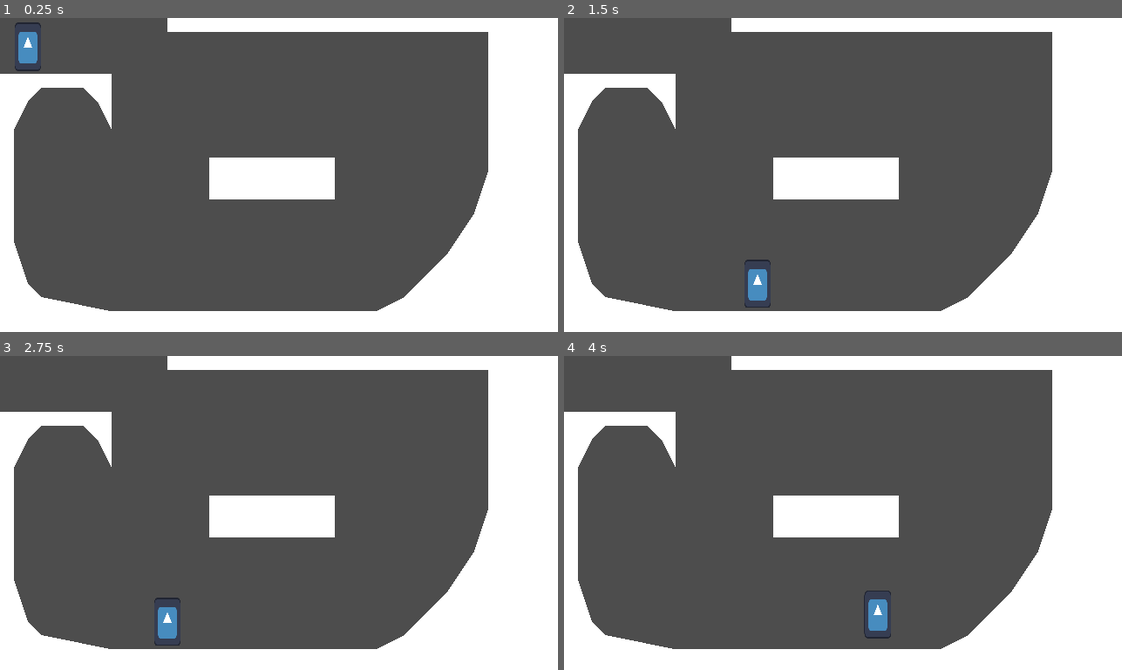
Above: before the commit, frames 1-4 (two rows, left to right).
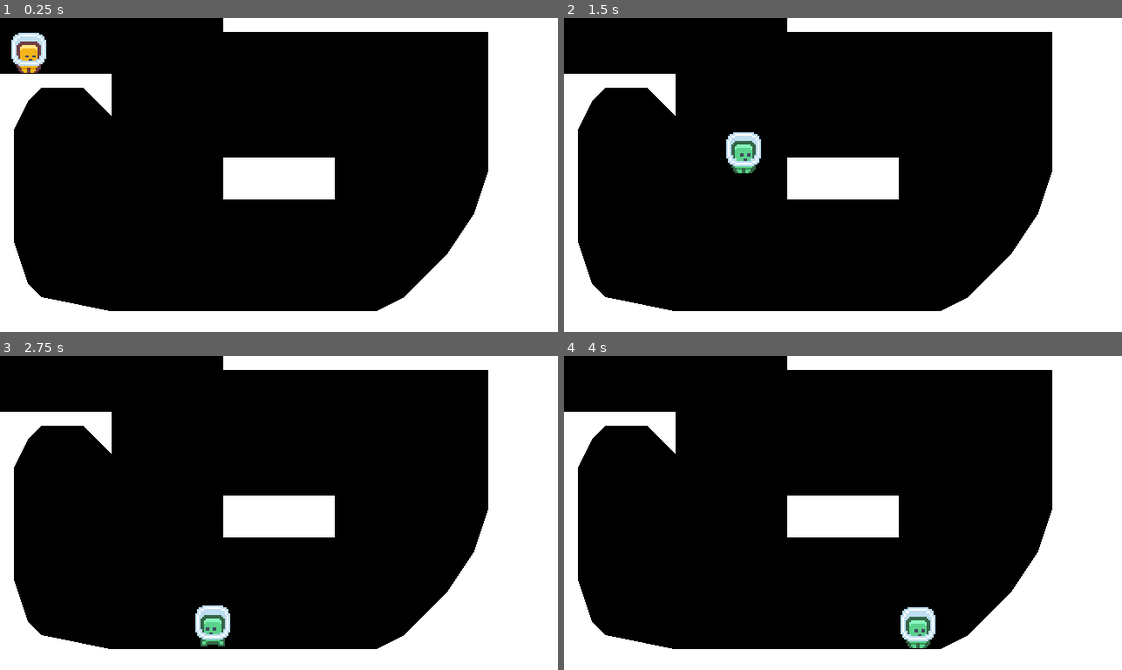
Above: after the commit, the same moments.

Repository: NearBee/Coin_chomper
Game: Godot game, scene res://world.tscn
Two runs of this game, one before a commit and one after it. Both use one fixed random seed, a clock stepped at 60 frames per second and the inputs below. The engine's default icon, where the game draws it, is replaced by a stand-in: a white triangle on a blue panel in a dark square.
Inputs:
- Up to frame 1 (0.25 s): no input
- Up to frame 2 (1.5 s): tap Enter (ui_accept) at 0.5, 0.6, 0.77, 1.07, 1.35 s; hold Right (ui_right) from 0.53 s (still down)
- Up to frame 3 (2.75 s): tap Enter (ui_accept) at 1.52, 1.82, 2.1 s; release Right (ui_right) at 2.03 s; hold Left (ui_left) from 2.03 s (still down)
- Up to frame 4 (4 s): release Left (ui_left) at 2.78 s; hold Right (ui_right) from 2.78 s (still down); tap Enter (ui_accept) at 2.85, 3.02, 3.32, 3.6, 3.77 s

The runs differ from the first frame. In frame 1, 70% of the frame differs, in the area x 0-88%, y 0-94%; in frame 2, 70%; in frame 3, 70%; in frame 4, 70%.

Commit message:
Part 1 - Initialization

Diff:
--- a/Coin Chomper/player.gd
+++ b/Coin Chomper/player.gd
@@ -1,7 +1,10 @@
 extends CharacterBody2D
 
+@onready var animated_sprite_2d = $AnimatedSprite2D
 
 const SPEED = 100.0 # X axis is normal
+const ACCELERATION = 550.0
+const FRICTION = 920.0
 const JUMP_VELOCITY = -300.0 # Y axis is flipped
 
 # Get the gravity from the project settings to be synced with RigidBody nodes.
@@ -9,20 +12,41 @@
 
 
 func _physics_process(delta):
-	# Add the gravity.
+	var input_axis = Input.get_axis("ui_left", "ui_right")
+
+	apply_gravity(delta)
+	handle_jump()
+	handle_acceleration(input_axis, delta)
+	apply_friction(input_axis, delta)
+	update_animations(input_axis)
+	move_and_slide()
+
+
+func apply_gravity(delta):
 	if not is_on_floor():
 		velocity.y += gravity * delta
 
-	# Handle jump.
-	if Input.is_action_just_pressed("ui_accept") and is_on_floor():
-		velocity.y = JUMP_VELOCITY
 
-	# Get the input direction and handle the movement/deceleration.
-	# As good practice, you should replace UI actions with custom gameplay actions.
-	var direction = Input.get_axis("ui_left", "ui_right")
-	if direction != 0:
-		velocity.x = direction * SPEED
+func handle_jump():
+	if is_on_floor():
+		if Input.is_action_just_pressed("ui_up"):
+			velocity.y = JUMP_VELOCITY
 	else:
-		velocity.x = move_toward(velocity.x, 0, SPEED)
+		if Input.is_action_just_released("ui_up") and velocity.y < JUMP_VELOCITY / 2:
+			velocity.y = JUMP_VELOCITY / 2
 
-	move_and_slide()
+
+func apply_friction(input_axis, delta):
+	if input_axis == 0:
+		velocity.x = move_toward(velocity.x, 0, FRICTION * delta)
+
+func handle_acceleration(input_axis, delta):
+	if input_axis != 0:
+		velocity.x = move_toward(velocity.x, SPEED * input_axis, ACCELERATION * delta)
+
+func update_animations(input_axis):
+	if input_axis != 0:
+		animated_sprite_2d.flip_h = (input_axis > 0)
+		animated_sprite_2d.play('walk')
+	else:
+		animated_sprite_2d.play("idle")
--- a/Coin Chomper/player.tscn
+++ b/Coin Chomper/player.tscn
@@ -1,20 +1,65 @@
-[gd_scene load_steps=4 format=3 uid="uid://1wnsqvvvumwh"]
+[gd_scene load_steps=9 format=3 uid="uid://1wnsqvvvumwh"]
 
 [ext_resource type="Script" path="res://player.gd" id="1_4lvvb"]
-[ext_resource type="Texture2D" uid="uid://86l4jjqirvat" path="res://icon.svg" id="1_13q6c"]
+[ext_resource type="Texture2D" uid="uid://c1u66fvvo4a8s" path="res://tilemap-characters.png" id="2_nwiq0"]
 
-[sub_resource type="CapsuleShape2D" id="CapsuleShape2D_a11xi"]
-radius = 16.0
-height = 64.0
+[sub_resource type="RectangleShape2D" id="RectangleShape2D_2d6al"]
+size = Vector2(18.2645, 49.5868)
+
+[sub_resource type="AtlasTexture" id="AtlasTexture_d4ubl"]
+atlas = ExtResource("2_nwiq0")
+region = Rect2(150, 0, 25, 25)
+
+[sub_resource type="AtlasTexture" id="AtlasTexture_aof0l"]
+atlas = ExtResource("2_nwiq0")
+region = Rect2(175, 0, 25, 25)
+
+[sub_resource type="AtlasTexture" id="AtlasTexture_txrbc"]
+atlas = ExtResource("2_nwiq0")
+region = Rect2(0, 0, 25, 25)
+
+[sub_resource type="AtlasTexture" id="AtlasTexture_cesgp"]
+atlas = ExtResource("2_nwiq0")
+region = Rect2(25, 0, 25, 25)
+
+[sub_resource type="SpriteFrames" id="SpriteFrames_3xbk5"]
+animations = [{
+"frames": [{
+"duration": 1.0,
+"texture": SubResource("AtlasTexture_d4ubl")
+}, {
+"duration": 1.0,
+"texture": SubResource("AtlasTexture_aof0l")
+}],
+"loop": true,
+"name": &"idle",
+"speed": 3.0
+}, {
+"frames": [{
+"duration": 1.0,
+"texture": SubResource("AtlasTexture_txrbc")
+}, {
+"duration": 1.0,
+"texture": SubResource("AtlasTexture_cesgp")
+}],
+"loop": true,
+"name": &"walk",
+"speed": 7.0
+}]
 
 [node name="Player" type="CharacterBody2D"]
+floor_constant_speed = true
 floor_snap_length = 2.0
 script = ExtResource("1_4lvvb")
 
-[node name="Icon" type="Sprite2D" parent="."]
-scale = Vector2(0.121, 0.215)
-texture = ExtResource("1_13q6c")
+[node name="CollisionShape2D" type="CollisionShape2D" parent="."]
+position = Vector2(-0.42, -12)
+scale = Vector2(0.484, 0.484)
+shape = SubResource("RectangleShape2D_2d6al")
 
-[node name="CollisionShape2D" type="CollisionShape2D" parent="."]
-scale = Vector2(0.484, 0.484)
-shape = SubResource("CapsuleShape2D_a11xi")
+[node name="AnimatedSprite2D" type="AnimatedSprite2D" parent="."]
+position = Vector2(0, -12)
+scale = Vector2(1, 1.02)
+sprite_frames = SubResource("SpriteFrames_3xbk5")
+animation = &"walk"
+flip_h = true
--- a/Coin Chomper/project.godot
+++ b/Coin Chomper/project.godot
@@ -23,6 +23,11 @@
 window/size/window_height_override=720
 window/stretch/mode="canvas_items"
 
+[editor]
+
+version_control/plugin_name="GitPlugin"
+version_control/autoload_on_startup=true
+
 [rendering]
 
 textures/canvas_textures/default_texture_filter=0
--- a/Coin Chomper/world.gd
+++ b/Coin Chomper/world.gd
@@ -17,7 +17,7 @@
 
 func _ready():
 	'''Function thats to be called right as the game is ready to be played'''
+	RenderingServer.set_default_clear_color(Color.BLACK)
 
-	# Creating the polygons for the collision polygons
 	polygon_2d.polygon = collision_polygon_2d.polygon
 	polygon_2d2.polygon = collision_polygon_2d2.polygon
--- a/Coin Chomper/world.tscn
+++ b/Coin Chomper/world.tscn
@@ -11,16 +11,16 @@
 [node name="CollisionPolygon2D" type="CollisionPolygon2D" parent="StaticBody2D"]
 position = Vector2(0, 24)
 scale = Vector2(0.5, 0.5)
-polygon = PackedVector2Array(0, 16, 0, 320, 640, 320, 640, -48, 192, -48, 192, -32, 496, -32, 528, -32, 560, -32, 560, 16, 560, 48, 560, 96, 560, 112, 560, 112, 560, 128, 544, 176, 512, 224, 496, 240, 480, 256, 464, 272, 432, 288, 416, 288, 400, 288, 368, 288, 320, 288, 192, 288, 126.22, 288, 48, 272, 32, 256, 16, 208, 16, 128, 16, 80, 32, 48, 48, 32, 80, 32, 96, 32, 112, 48, 128, 80, 128, 16, 64, 16)
+polygon = PackedVector2Array(0, 16, 0, 320, 640, 320, 640, -48, 256, -48, 256, -32, 496, -32, 528, -32, 560, -32, 560, 16, 560, 48, 560, 96, 560, 112, 560, 112, 560, 128, 544, 176, 512, 224, 496, 240, 480, 256, 464, 272, 432, 288, 416, 288, 400, 288, 368, 288, 320, 288, 192, 288, 126.22, 288, 48, 272, 32, 256, 16, 208, 16, 128, 16, 80, 32, 48, 48, 32, 80, 32, 96, 32, 112, 48, 128, 64, 128, 16, 64, 16)
 
 [node name="Polygon2D" type="Polygon2D" parent="StaticBody2D/CollisionPolygon2D"]
 
 [node name="CollisionPolygon2D2" type="CollisionPolygon2D" parent="StaticBody2D"]
 position = Vector2(8, 8)
 scale = Vector2(0.71875, 0.72)
-polygon = PackedVector2Array(155.826, 100, 155.826, 133.333, 256, 133.333, 256, 100)
+polygon = PackedVector2Array(166.957, 100, 166.957, 133.333, 256, 133.333, 256, 100)
 
 [node name="Polygon2D" type="Polygon2D" parent="StaticBody2D/CollisionPolygon2D2"]
 
 [node name="Player" parent="." instance=ExtResource("2_sjx26")]
-position = Vector2(16, 16)
+position = Vector2(16, 32)
Not shown, added: Coin Chomper/addons/godot-git-plugin/plugin.cfg
Binary file added: Coin Chomper/tilemap-characters.png
Not shown, added: Coin Chomper/tilemap-characters.png.import
Not shown, added: Coin Chomper/addons/godot-git-plugin/LICENSE
Not shown, added: Coin Chomper/addons/godot-git-plugin/THIRDPARTY.md
Not shown, added: Coin Chomper/addons/godot-git-plugin/git_plugin.gdextension
Not shown, added: Coin Chomper/addons/godot-git-plugin/linux/libgit_plugin.linux.editor.x86_64.so
Not shown, added: Coin Chomper/addons/godot-git-plugin/macos/libgit_plugin.macos.editor.universal.dylib
Not shown, added: Coin Chomper/addons/godot-git-plugin/win64/libgit_plugin.windows.editor.x86_64.dll
Not shown, added: Coin Chomper/addons/godot-git-plugin/win64/libgit_plugin.windows.editor.x86_64.exp
Not shown, added: Coin Chomper/addons/godot-git-plugin/win64/libgit_plugin.windows.editor.x86_64.lib
Not shown, added: Coin Chomper/addons/godot-git-plugin/win64/~libgit_plugin.windows.editor.x86_64.dll
